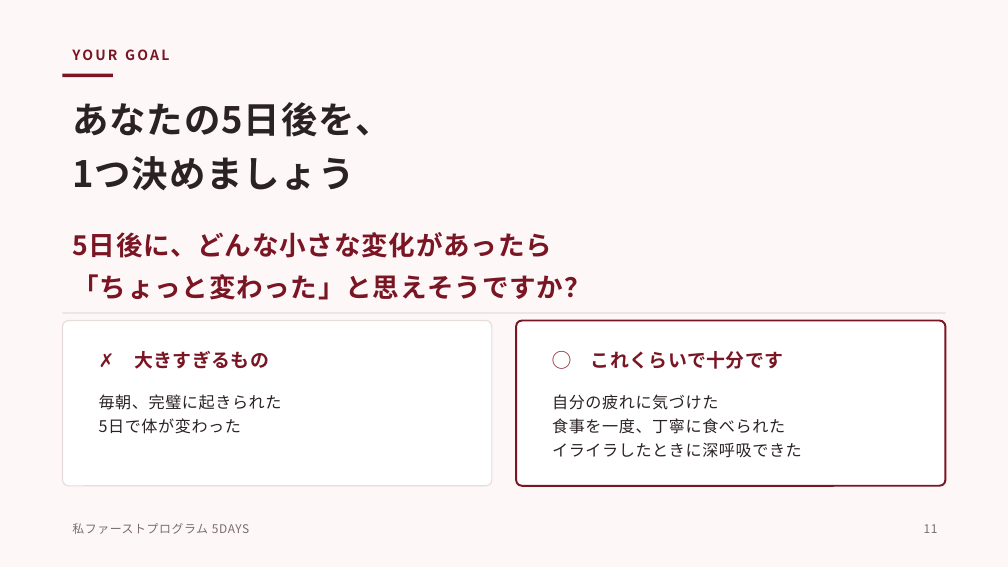
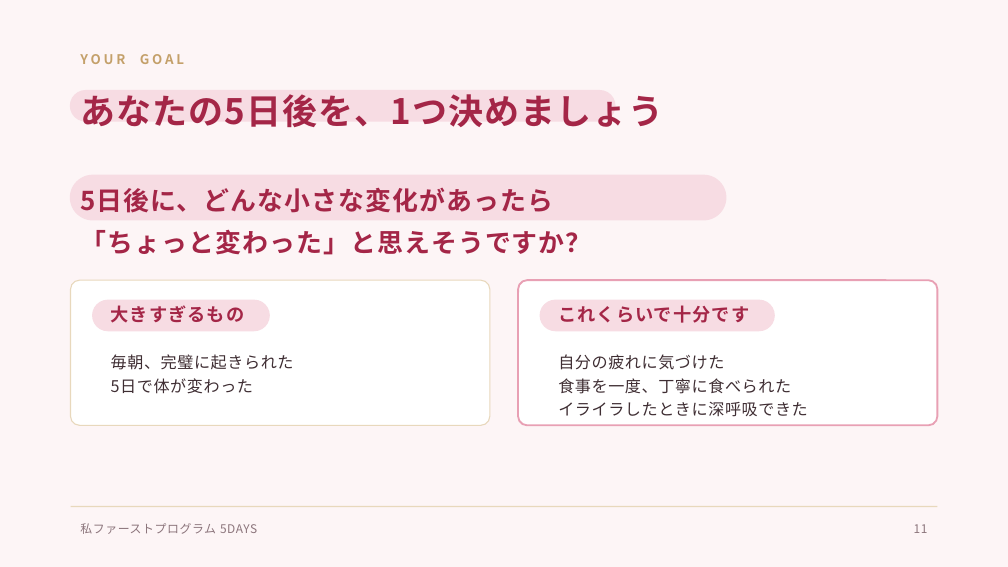
Before and after one commit to shiori0823/shiorin-trainer, a slide deck: slide 11 of jv-5days/deck/5days-kickoff.pptx. Drawn at 1008x567 pixels with LibreOffice and Linux fonts; fonts in the diff are those of the drawing. Boxes give left, top, right and bottom in pixels: in the first picture for what was removed or moved away, otherwise in the second. Text is boxed around its words. In the diff, an @@ line names an element or a change of style, - is before the commit and + after.

```diff
--- a/jv-5days/deck/5days-kickoff.pptx
+++ b/jv-5days/deck/5days-kickoff.pptx
@@ background #FDF7F7 to #FDF5F6 @@
@@ text "YOUR GOAL": place and size @@
-text "YOUR GOAL" at (72,49,169,60)
+text "YOUR GOAL" at (80,54,184,64)
@@ text "YOUR GOAL" at (80,54,184,64): size 10 to 9.5 pt, text colour #7A1524 to #C4A06A, letter spacing 1.6 to 2 pt @@
@@ rectangle removed at (62,74,113,78) @@
@@ rounded rectangle added at (71,91,615,121), fill #F7DCE3, outline #F7DCE3 1 pt @@
@@ text at (80,94,663,127): text changed; size 26 to 25 pt; text colour #2B2224 to #A42647 @@
-あなたの5日後を、
-1つ決めましょう
+あなたの5日後を、1つ決めましょう
@@ text "5日後に、どんな小さな変化があったら": place and size @@
-text "5日後に、どんな小さな変化があったら" at (72,232,591,300)
+text "5日後に、どんな小さな変化があったら" at (80,188,591,255)
@@ text "5日後に、どんな小さな変化があったら" at (80,188,591,255): size 19 to 18.5 pt, text colour #7A1524 to #A42647, letter spacing 0.6 to 0.8 pt @@
@@ rounded rectangle added at (71,175,726,220), fill #F7DCE3, outline #F7DCE3 1 pt @@
@@ rounded rectangle: place and size @@
-rounded rectangle at (62,321,492,486)
+rounded rectangle at (71,280,490,425)
@@ rounded rectangle at (71,280,490,425): outline #E8DCDB 0.8 pt to #E8D8BC 0.8 pt; proportions changed @@
@@ rounded rectangle: place and size @@
-rounded rectangle at (516,321,946,486)
+rounded rectangle at (518,280,937,425)
@@ rounded rectangle at (518,280,937,425): outline #7A1524 1.4 pt to #E8A0B4 1.3 pt; proportions changed @@
@@ rectangle removed at (62,312,946,313) @@
@@ rounded rectangle added at (93,300,269,331), fill #F7DCE3, outline #F7DCE3 1 pt @@
@@ text at (111,305,245,323): text changed; size 13.5 to 13 pt; text colour #7A1524 to #A42647 @@
-✗ 大きすぎるもの
+大きすぎるもの
@@ rounded rectangle added at (540,300,774,331), fill #F7DCE3, outline #F7DCE3 1 pt @@
@@ text at (558,305,749,323): text changed; size 13.5 to 13 pt; text colour #7A1524 to #A42647 @@
-◯ これくらいで十分です
+これくらいで十分です
@@ text "毎朝、完璧に起きられた": place and size @@
-text "毎朝、完璧に起きられた" at (99,394,282,434)
+text "毎朝、完璧に起きられた" at (111,354,294,394)
@@ text "毎朝、完璧に起きられた" at (111,354,294,394): text colour #2B2224 to #3F2E33 @@
@@ text "自分の疲れに気づけた" at (558,354,808,417): text colour #2B2224 to #3F2E33 @@
@@ text "自分の疲れに気づけた": place and size @@
-text "自分の疲れに気づけた" at (552,394,802,458)
+text "自分の疲れに気づけた" at (558,354,808,417)
@@ rectangle added at (71,506,937,507), fill #E8D8BC @@
@@ text "私ファーストプログラム 5DAYS" at (80,523,257,534): text colour #7A6E6B to #8C757C @@
@@ text "私ファーストプログラム 5DAYS": place and size @@
-text "私ファーストプログラム 5DAYS" at (72,523,249,534)
+text "私ファーストプログラム 5DAYS" at (80,523,257,534)
@@ text "11": place and size @@
-text "11" at (924,524,938,533)
+text "11" at (914,524,928,533)
@@ text "11" at (914,524,928,533): text colour #7A6E6B to #8C757C @@
```
Also in this commit, not shown: 11 other slides changed, 5 other files.
